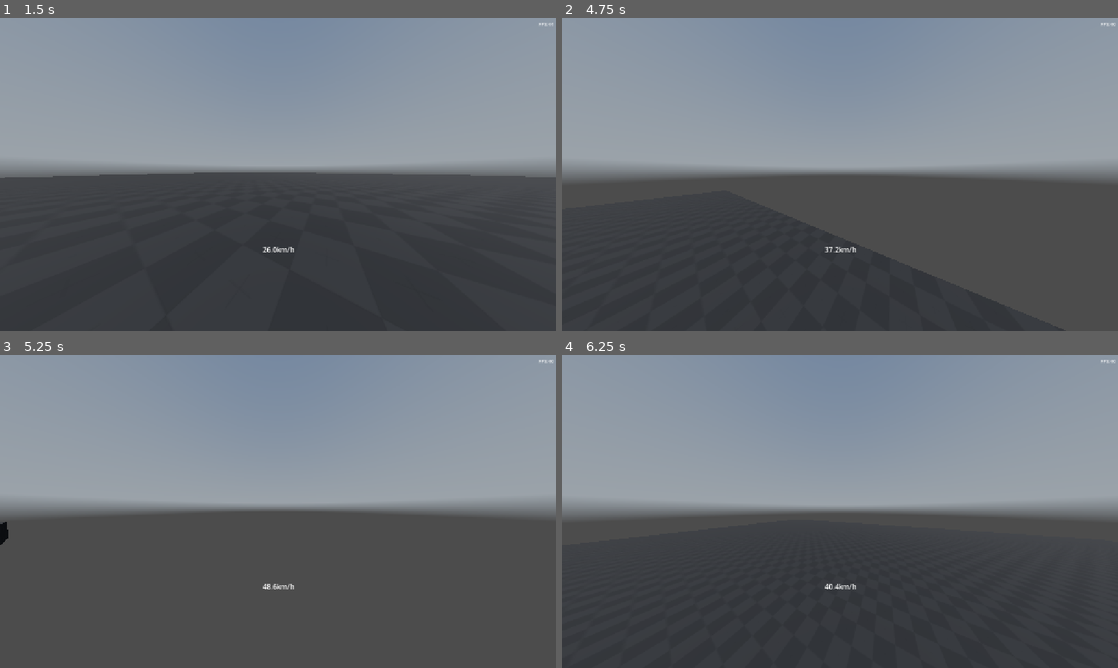
Above: before the commit, frames 1-4 (two rows, left to right).
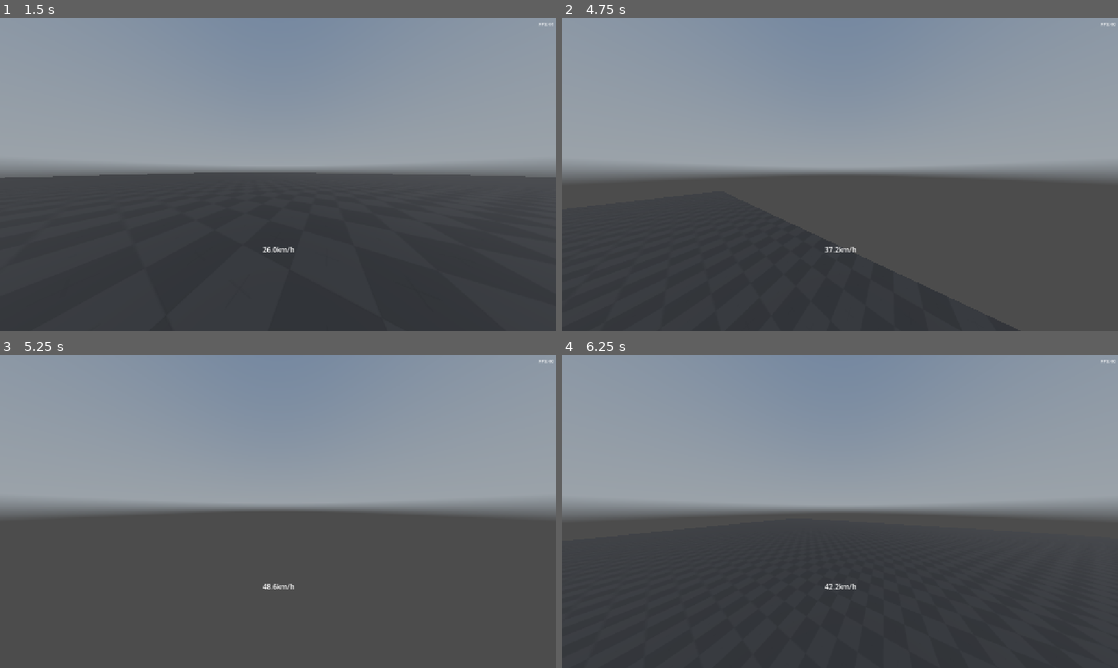
Above: after the commit, the same moments.

Repository: Jeliciousz/movement-game
Game: Godot game, scene res://scenes/world.tscn
Same seed, same stepped clock (60 frames per second), same inputs: the game is played once before the commit and once after it. A sky picture missing from this copy of the repository is replaced by a grey-blue gradient.
Inputs (mouse positions are in pixels of both pictures, inside the frame that each line leads up to):
- Up to frame 1 (1.5 s): tap Enter at 0.5 s; move the mouse to (400, 158) at 0.52 s; hold D (right) 0.53-1.28 s; hold Space (jump) 0.53-1.28 s; click (400, 158) at 0.67 s; move the mouse to (250, 174) at 1.27 s; hold W (forward) from 1.28 s (still down); tap Shift (crouch) at 1.35 s
- Up to frame 2 (4.75 s): keep holding W (forward); tap Space (jump) at 1.52, 1.55, 1.82, 2, 2.85, 3.02, 3.32, 3.5, 4.52, 4.55 s; move the mouse to (851, 168) at 2.02 s; hold Space (jump) 2.03-2.78 s; tap Ctrl (sprint) at 2.1, 4.35 s; tap Enter at 2.75, 4.25 s; move the mouse to (834, 180) at 2.77 s; click (834, 180) at 2.92 s; move the mouse to (878, 177) at 3.52 s; hold Space (jump) 3.53-4.28 s; tap Shift (crouch) at 3.6 s; move the mouse to (795, 171) at 4.27 s
- Up to frame 3 (5.25 s): keep holding W (forward); tap Space (jump) at 4.82 s; move the mouse to (283, 511) at 5.02 s; hold Space (jump) from 5.03 s (still down); click (283, 511) at 5.17 s
- Up to frame 4 (6.25 s): move the mouse to (817, 505) at 5.77 s; release W (forward) at 5.78 s; release Space (jump) at 5.78 s; hold D (right) from 5.78 s (still down); tap Shift (crouch) at 5.85 s; tap Space (jump) at 6.02, 6.05 s

Frame 1 is identical in both runs. In frame 2, 0.8% of the frame differs, in the area x 46-90%, y 68-100%; in frame 3, less than 0.1%; in frame 4, less than 0.1%.

Commit message:
Update player.gd

Diff:
--- a/scripts/player/player.gd
+++ b/scripts/player/player.gd
@@ -74,9 +74,9 @@
 ## The speed (m/s) the player must have while sprinting to slide instead of crouch.
 @export var slide_speed_threshold: float = 0.2
 ## The speed (m/s) applied upwards when slide jumping.
-@export var slide_jump_power: float = 14
+@export var slide_jump_power: float = 12
 ## The speed (m/s) applied in the slide direction when slide jumping.
-@export var slide_horizontal_jump_power: float = -1
+@export var slide_horizontal_jump_power: float = 1
 ## What [member acceleration] is multiplied by while sliding.
 @export var slide_acceleration_multiplier: float = 0.2
 ## The time (in seconds) that must pass between slides.
